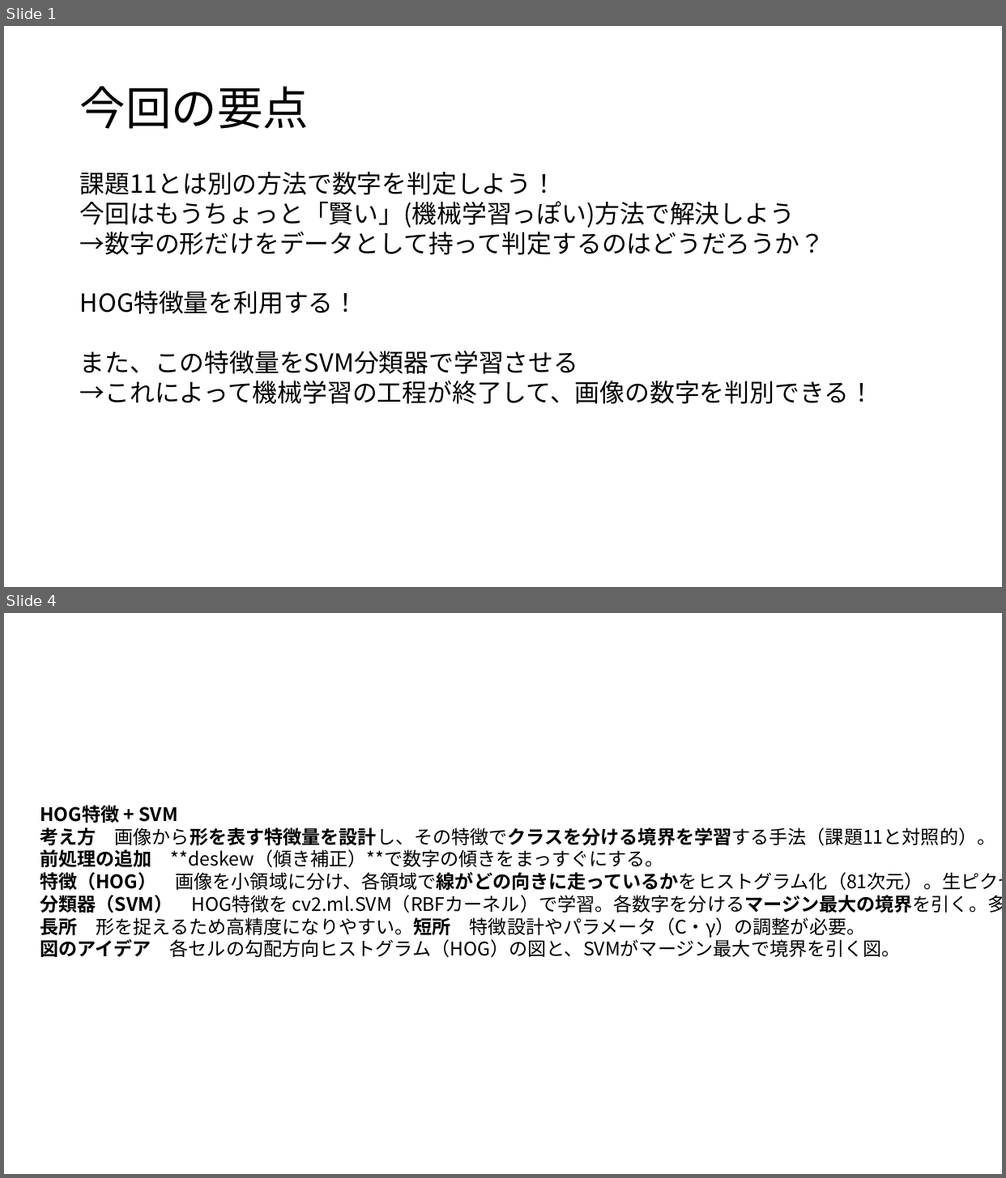
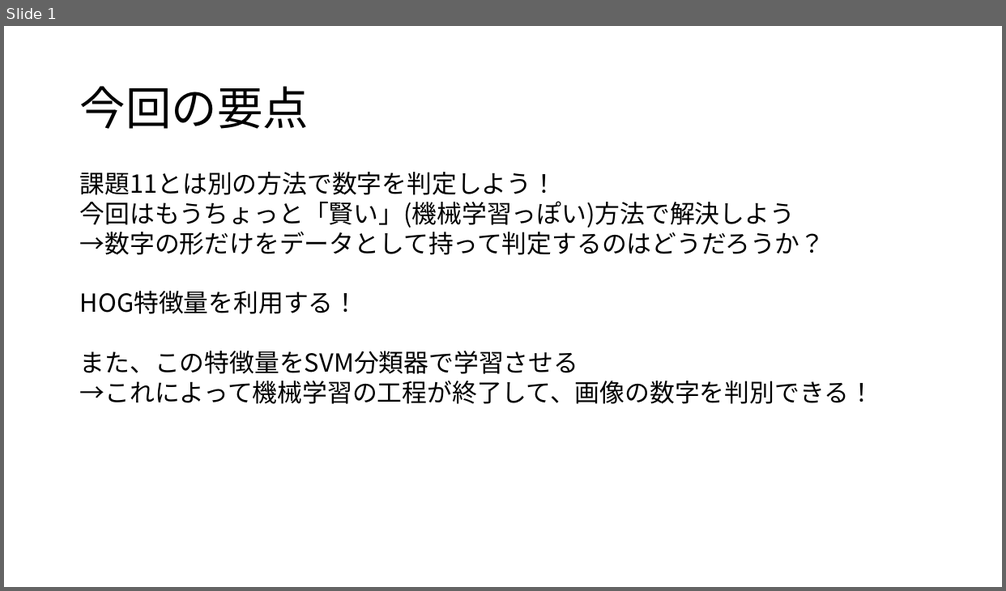
Before and after one commit to Ebichan610/univ_prog_experiment_project, a slide deck: python/ex12/2412747_kadai12.pptx. Shown one above the other, each under a label of ours: slides 1 and 4 before the commit, slide 1 after it; the slides between them are not shown. The pictures are 1006x1178 and 1006x591 pixels, drawn with LibreOffice and Linux fonts; fonts in the diff are those of the drawing. Boxes give left, top, right and bottom in pixels: in the first picture for what was removed or moved away, otherwise in the second. Text is boxed around its words. In the diff, an @@ line names an element or a change of style, - is before the commit and + after.

```diff
--- a/python/ex12/2412747_kadai12.pptx
+++ b/python/ex12/2412747_kadai12.pptx
@@ slide 4 removed at [4, 613, 1002, 1174], background #FFFFFF @@
@@ text removed at [40, 805, 1002, 957] @@
-HOG特徴 + SVM
-考え方 画像から形を表す特徴量を設計し、その特徴でクラスを分ける境界を学習する手法（課題11と対照的）。
-前処理の追加 **deskew（傾き補正）**で数字の傾きをまっすぐにする。
-特徴（HOG） 画像を小領域に分け、各領域で線がどの向きに走っているかをヒストグラム化（81次元）。生ピクセルより字形の違いに強い。
-分類器（SVM） HOG特徴を cv2.ml.SVM（RBFカーネル）で学習。各数字を分けるマージン最大の境界を引く。多クラス対応なので0〜9を一度に扱える。
-長所 形を捉えるため高精度になりやすい。短所 特徴設計やパラメータ（C・γ）の調整が必要。
-図のアイデア 各セルの勾配方向ヒストグラム（HOG）の図と、SVMがマージン最大で境界を引く図。
```
Also in this commit, not shown: 1 slide changed, 1 slide added, 1 other slide removed, 3 other files.
